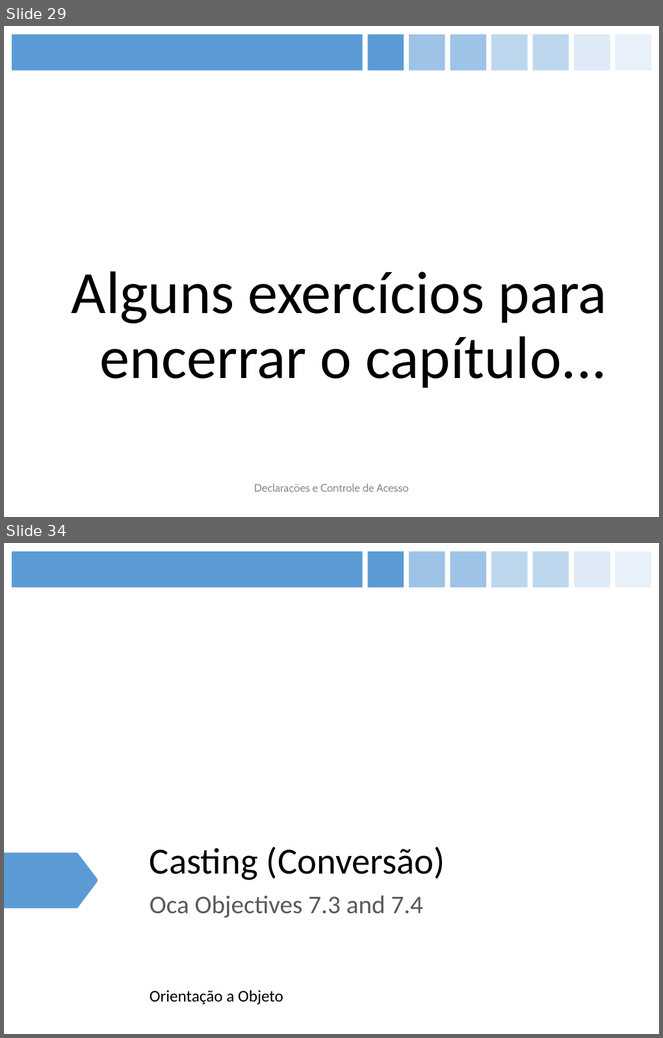
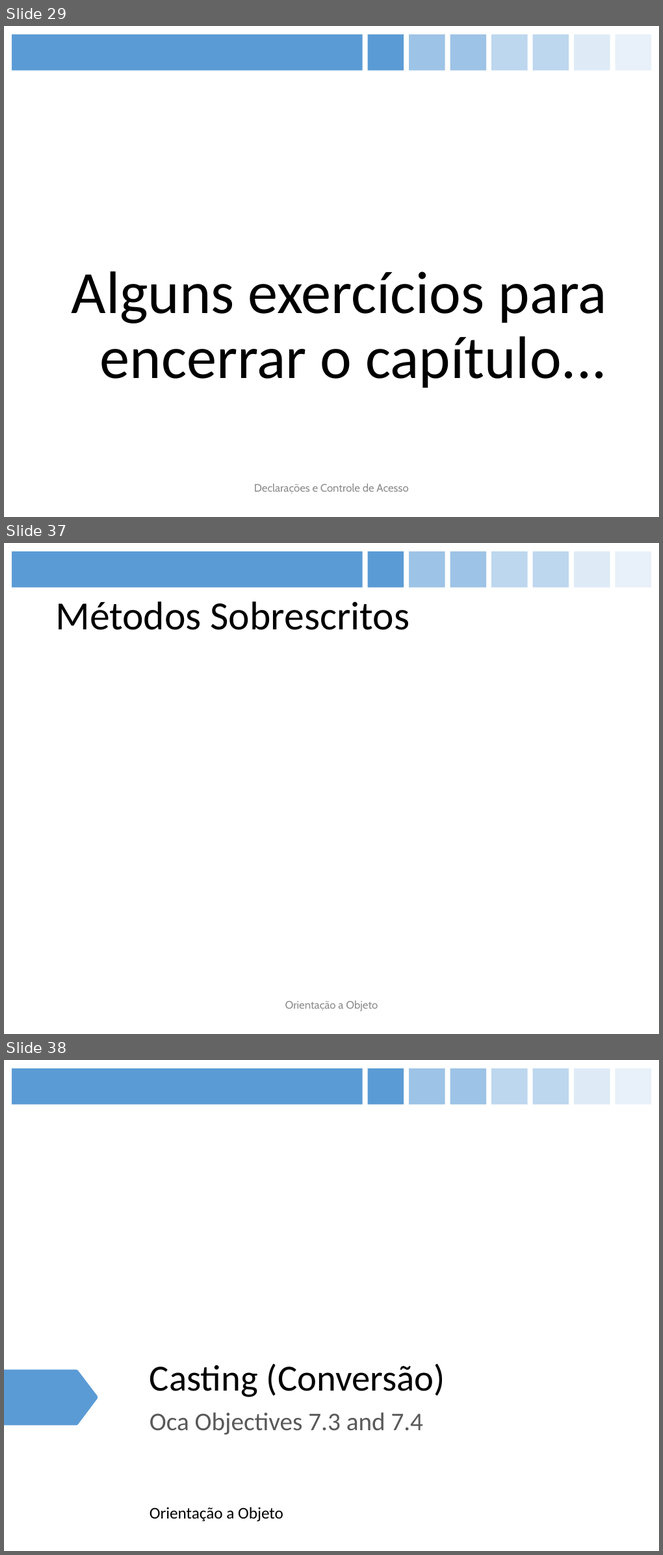
Before and after one commit to figueiredojrr/treinamentoJavaSeOcaAgosto, a slide deck: TreinamentoJavaSeOca/documentos/apresentação/OCA.pptx. Shown one above the other, each under a label of ours: slides 29 and 34 before the commit, slides 29, 37 and 38 after it; the slides between them are not shown. The pictures are 663x1038 and 663x1555 pixels, drawn with LibreOffice and Linux fonts; fonts in the diff are those of the drawing. Boxes give left, top, right and bottom in pixels: in the first picture for what was removed or moved away, otherwise in the second. Text is boxed around its words. In the diff, an @@ line names an element or a change of style, - is before the commit and + after.

```diff
--- a/TreinamentoJavaSeOca/documentos/apresentação/OCA.pptx
+++ b/TreinamentoJavaSeOca/documentos/apresentação/OCA.pptx
@@ slide 37 added at box(4, 543, 659, 1034), background #FFFFFF; not listed: 8 template elements that a slide beside it also shows @@
@@ title added at box(55, 601, 410, 630), 44 pt, text #000000 @@
+Métodos Sobrescritos
@@ text added at box(285, 1001, 378, 1012), 12 pt, text #8C8C8C @@
+Orientação a Objeto
@@ what was slide 34 is now slide 38 @@
```
Also in this commit, not shown: 4 slides changed, 3 other slides added.
